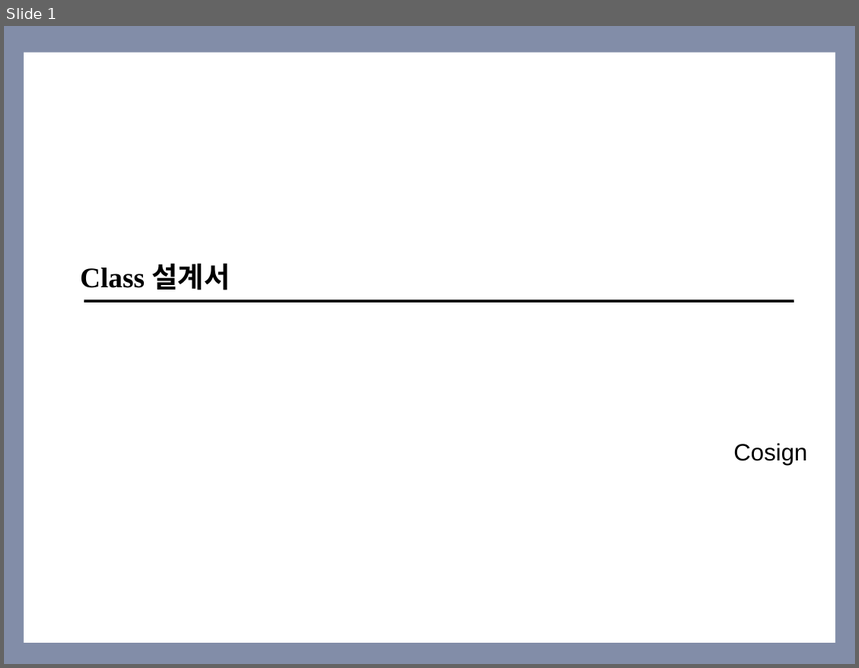
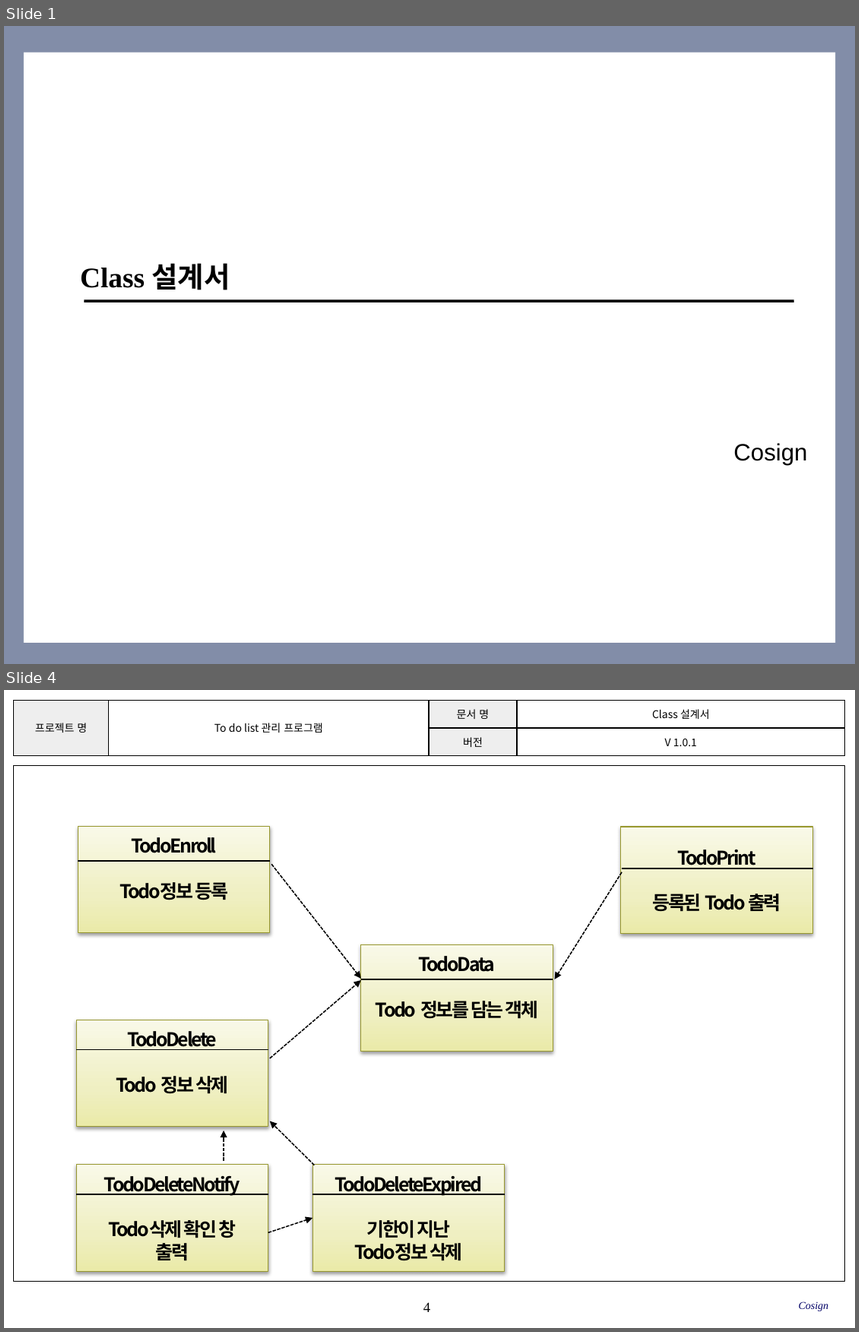
Before and after one commit to SMU-SE-Admin/18-1_5_COSIGN_Doc, a slide deck: 03 설계/Class 설계서_5_Cosign.pptx. Shown one above the other, each under a label of ours: slide 1 before the commit, slides 1 and 4 after it; the slides between them are not shown. The pictures are 859x668 and 859x1332 pixels, drawn with LibreOffice and Linux fonts; fonts in the diff are those of the drawing; background and template pictures are left out. Boxes give left, top, right and bottom in pixels: in the first picture for what was removed or moved away, otherwise in the second. Text is boxed around its words. In the diff, an @@ line names an element or a change of style, - is before the commit and + after.

Commit message:
#1158 클래스 설계서 최종본 업로드

```diff
--- a/03 설계/Class 설계서_5_Cosign.pptx
+++ b/03 설계/Class 설계서_5_Cosign.pptx
@@ slide 4 added at <box>4,690,855,1328</box>, background #FFFFFF @@
@@ table added at <box>13,700,845,755</box>, 2 rows, 4 columns @@
+프로젝트 명 | To do list 관리 프로그램 | 문서 명 | Class 설계서
+ |  | 버전 | V 1.0.1
@@ rectangle added at <box>13,766,845,1281</box>, outline #000000 0.75 pt @@
@@ rectangle added at <box>78,826,269,932</box>, fill gradient #E9E9A9 to #EFEFC4 to #FAFAE8, outline #98982F 0.75 pt, 16 pt, text #000000, bold @@
+TodoEnroll
+Todo정보 등록
@@ rectangle added at <box>621,827,813,933</box>, fill gradient #E9E9A9 to #EFEFC4 to #FAFAE8, outline #98982F 0.75 pt, 16 pt, text #000000, bold @@
+TodoPrint
+등록된 Todo 출력
@@ line added from (78, 861) to (269, 861), #000000 1 pt @@
@@ arrow added from (272, 865) to (361, 979), #000000 1 pt dashed @@
@@ line added from (622, 869) to (813, 869), #000000 1 pt @@
@@ arrow added from (622, 872) to (555, 980), #000000 1 pt dashed @@
@@ rectangle added at <box>361,945,553,1051</box>, fill gradient #E9E9A9 to #EFEFC4 to #FAFAE8, outline #98982F 0.75 pt, 16 pt, text #000000, bold @@
+TodoData
+Todo 정보를 담는 객체
@@ arrow added from (269, 1059) to (361, 980), #000000 1 pt dashed @@
@@ line added from (361, 980) to (553, 980), #000000 1 pt @@
@@ group added at <box>76,1021,505,1271</box>: 3 rectangles, 3 lines, 3 arrows @@
+TodoDeleteNotify
+Todo삭제 확인 창
+출력
+TodoDelete
+Todo 정보 삭제
+TodoDeleteExpired
+기한이 지난
+Todo정보 삭제
@@ page number added at <box>424,1303,430,1312</box>, 12 pt, text #000000 @@
+4
@@ text added at <box>799,1302,829,1312</box>, 9 pt, text #000066, italic @@
+Cosign
```
Also in this commit, not shown: 2 slides changed, 1 other slide added.
